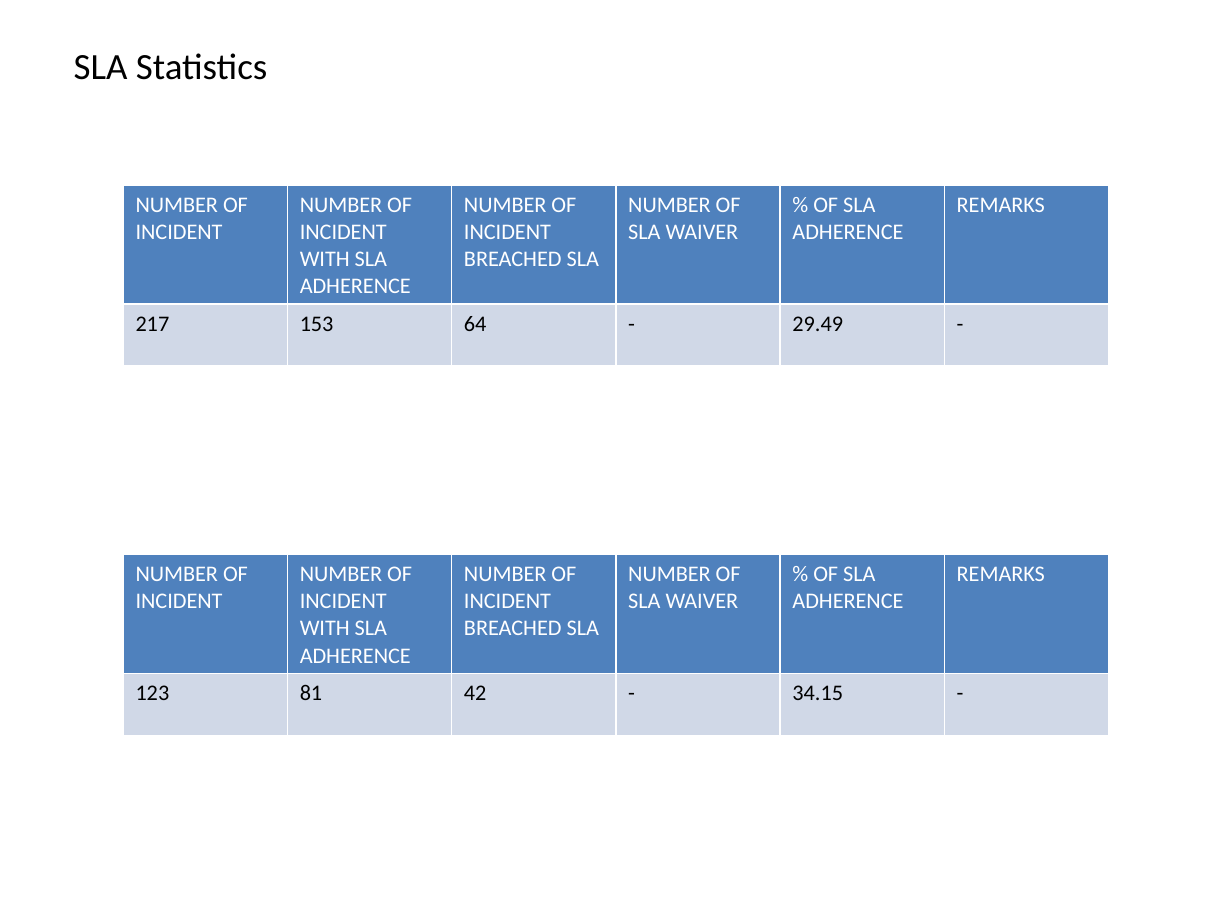
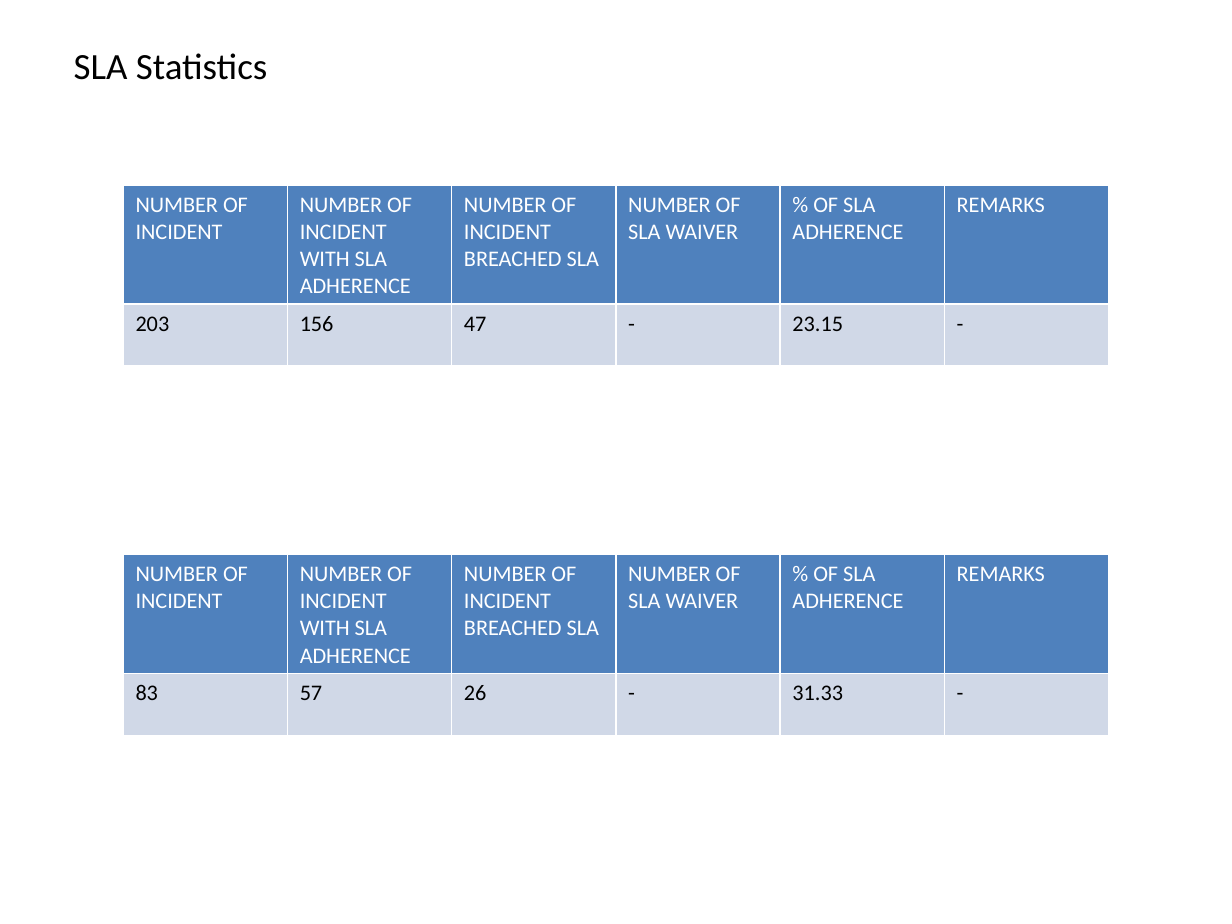
Before and after one commit to LOKESHLOKI07/Otrs_Dashboard, a slide deck: slide 6 of reportsapp/ticket_data.pptx. Drawn at 1232x924 pixels with LibreOffice and Linux fonts; fonts in the diff are those of the drawing. Boxes give left, top, right and bottom in pixels: in the first picture for what was removed or moved away, otherwise in the second. Text is boxed around its words. In the diff, an @@ line names an element or a change of style, - is before the commit and + after.

```diff
--- a/reportsapp/ticket_data.pptx
+++ b/reportsapp/ticket_data.pptx
@@ table at (x1=123, y1=185, x2=1106, y2=335) @@
-row 2: 217 | 153 | 64 | - | 29.49 | -
+row 2: 203 | 156 | 47 | - | 23.15 | -
@@ table at (x1=123, y1=554, x2=1106, y2=704) @@
-row 2: 123 | 81 | 42 | - | 34.15 | -
+row 2: 83 | 57 | 26 | - | 31.33 | -
```
Also in this commit, not shown: 5 other slides changed, 19 other files.
